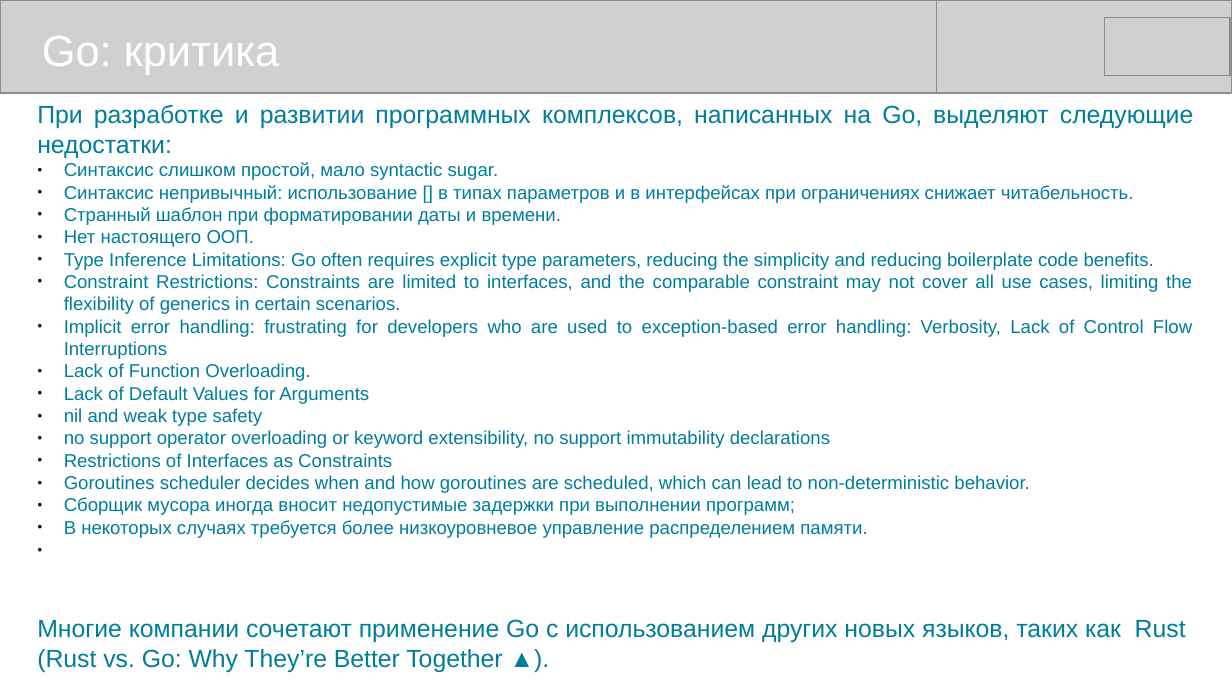
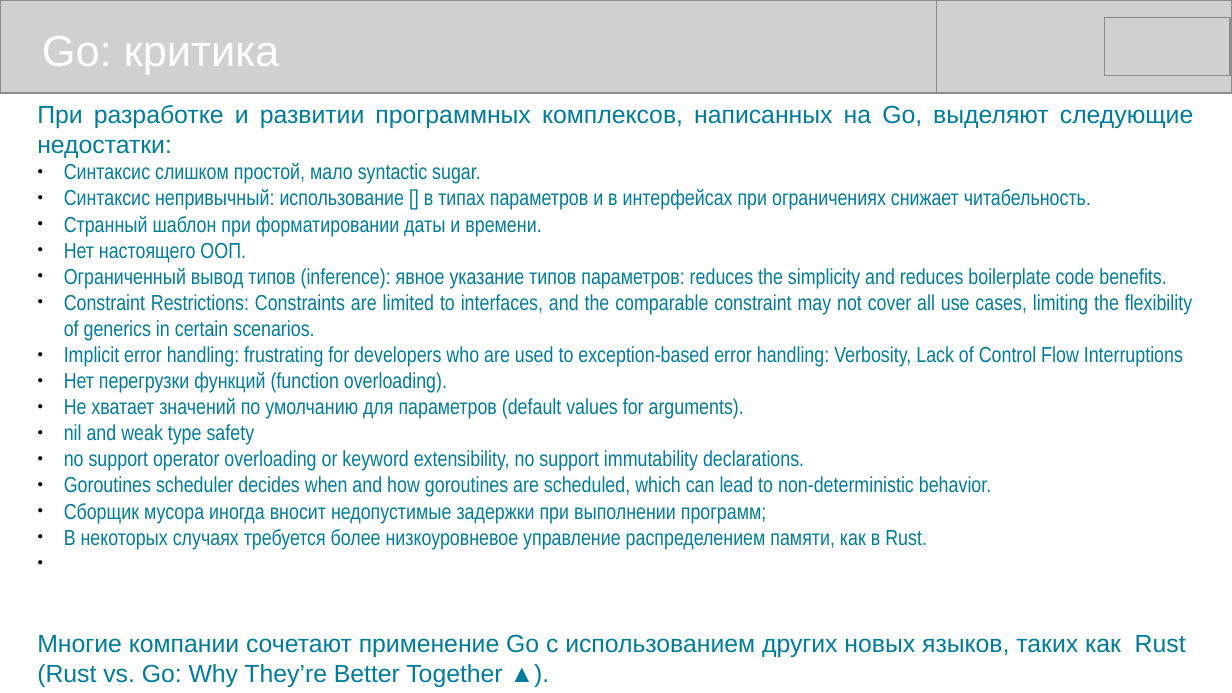
Before and after one commit to mike-shock/Go_language, a slide deck: slide 44 of Go_Review.odp (slide 43 before the commit). Drawn at 1232x693 pixels with LibreOffice and Linux fonts; fonts in the diff are those of the drawing; grey boxes stand for pictures. Boxes give left, top, right and bottom in pixels: in the first picture for what was removed or moved away, otherwise in the second. Text is boxed around its words. In the diff, an @@ line names an element or a change of style, - is before the commit and + after.

```diff
--- a/Go_Review.odp
+++ b/Go_Review.odp
@@ text at [64, 163, 1192, 524]: size 12 to 14 pt, font Arial to Arial Narrow in "Синтаксис слишком простой, мало syntactic sugar.", "Синтаксис непривычный: использование [] в типах параметров ...", "Странный шаблон при форматировании даты и времени.", "Нет настоящего ООП." and 5 more places @@
@@ text at [64, 268, 1166, 289]: text changed; size 12 to 14 pt; font Arial to Arial Narrow @@
-● Type Inference Limitations: Go often requires explicit type parameters, reducing the simplicity and reducing boilerplate code benefits.
+● Ограниченный вывoд типов (inference): явное указание типов параметров: reduces the simplicity and reduces boilerplate code benefits.
@@ text at [64, 372, 744, 419]: text changed; size 12 to 14 pt; font Arial to Arial Narrow @@
-● Lack of Function Overloading.
-● Lack of Default Values for Arguments
+● Нет перегрузки функций (function overloading).
+● Не хватает значений по умолчанию для параметров (default values for arguments).
@@ text at [64, 450, 804, 471]: text changed; size 12 to 14 pt; font Arial to Arial Narrow @@
-● no support operator overloading or keyword extensibility, no support immutability declarations
-● Restrictions of Interfaces as Constraints
+● no support operator overloading or keyword extensibility, no support immutability declarations.
@@ text at [64, 529, 927, 550]: text changed; size 12 to 14 pt; font Arial to Arial Narrow @@
-● В некоторых случаях требуется более низкоуровневое управление распределением памяти.
+● В некоторых случаях требуется более низкоуровневое управление распределением памяти, как в Rust.
```
Also in this commit, not shown: 12 other slides changed, 1 slide added, 1 other file.
